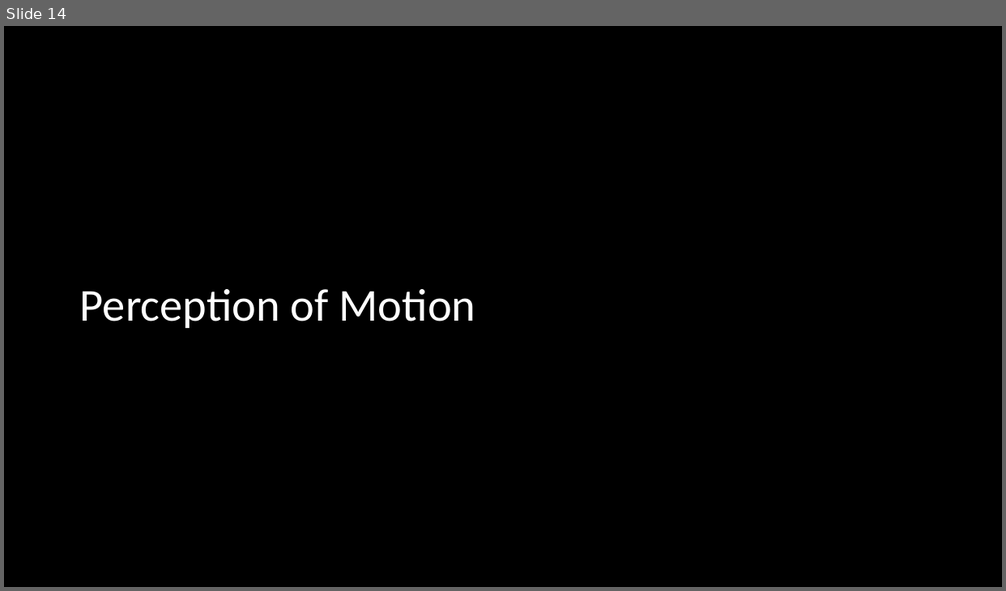
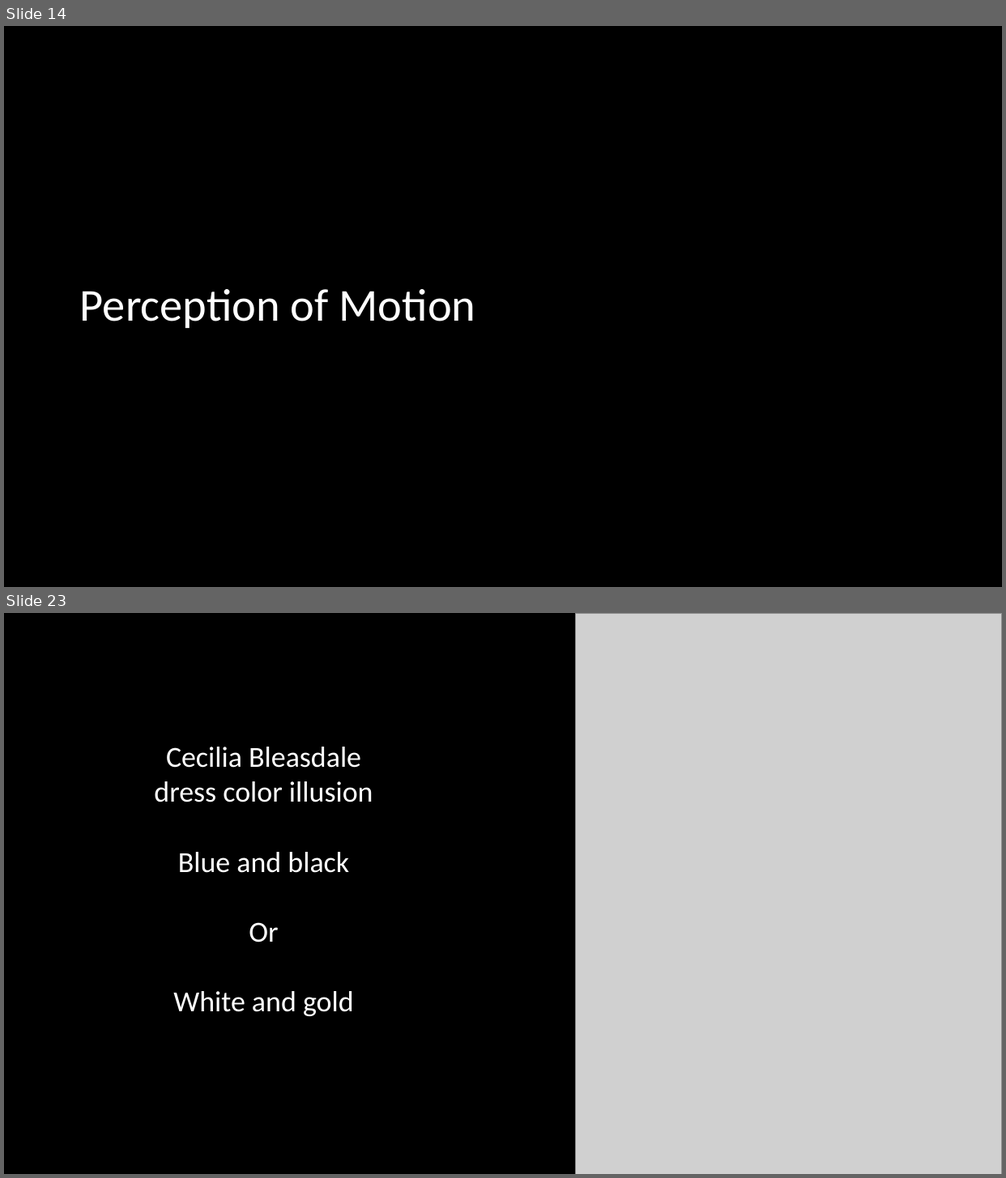
Before and after one commit to haelmic3/Graphics2, a slide deck: slides/Chapter 6.pptx. Shown one above the other, each under a label of ours: slide 14 before the commit, slides 14 and 23 after it; the slides between them are not shown. The pictures are 1006x591 and 1006x1178 pixels, drawn with LibreOffice and Linux fonts; fonts in the diff are those of the drawing; grey boxes stand for pictures. Boxes give left, top, right and bottom in pixels: in the first picture for what was removed or moved away, otherwise in the second. Text is boxed around its words. In the diff, an @@ line names an element or a change of style, - is before the commit and + after.

```diff
--- a/slides/Chapter 6.pptx
+++ b/slides/Chapter 6.pptx
@@ slide 23 added at box(4, 613, 1002, 1174), background #FFFFFF @@
@@ picture added at box(576, 613, 1002, 1174) @@
@@ text added at box(154, 747, 373, 1016), 28 pt, text #000000 @@
+Cecilia Bleasdale
+dress color illusion
+Blue and black
+Or
+White and gold
```
Also in this commit, not shown: 14 other slides changed, 10 other slides added, 3 other files.
